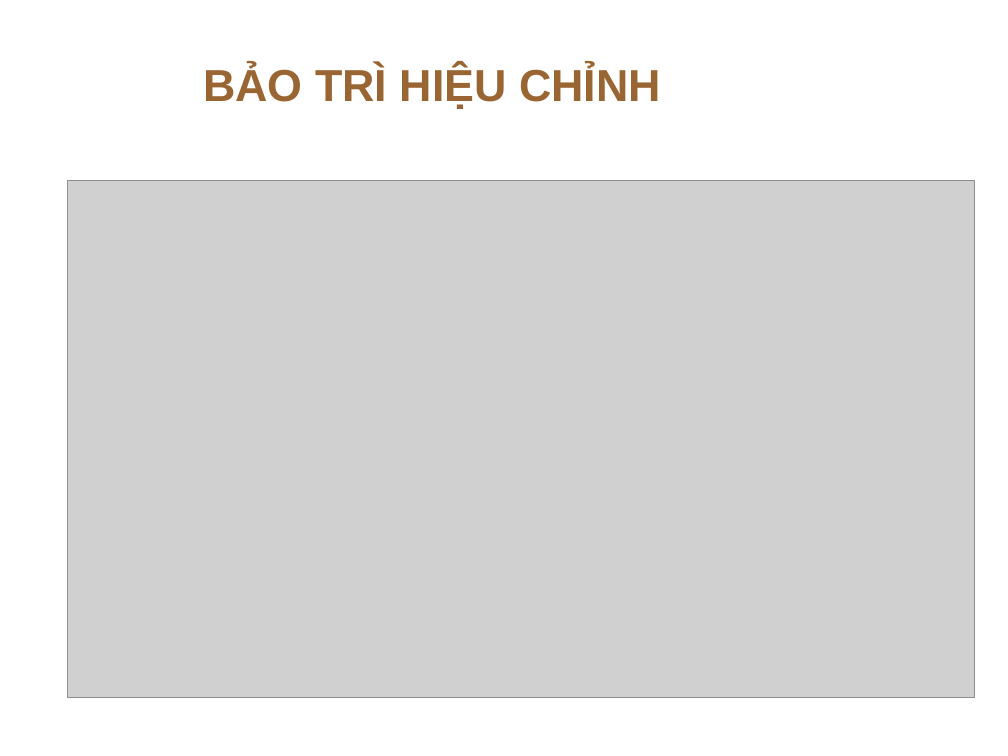
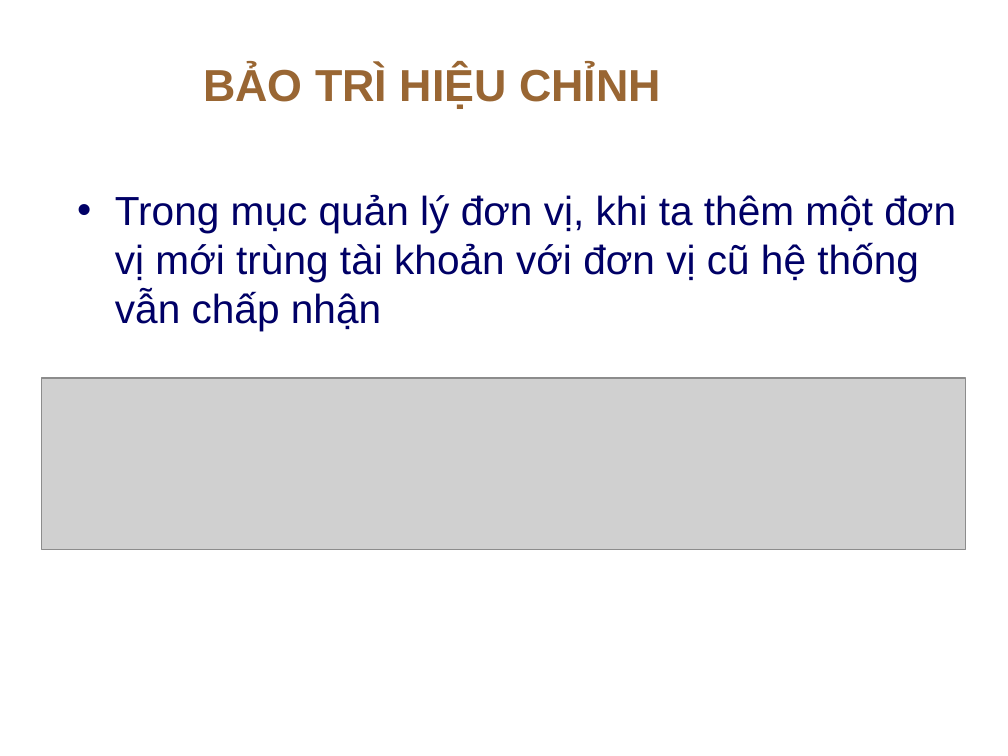
Before and after one commit to thanhphi0127/manager-configuration, a slide deck: slide 9 of doc/baitapso2/BAOTRI_BAITAP2.ppt. Drawn at 1008x756 pixels with LibreOffice and Linux fonts; fonts in the diff are those of the drawing; grey boxes stand for pictures; background and template pictures are left out. Boxes give left, top, right and bottom in pixels: in the first picture for what was removed or moved away, otherwise in the second. Text is boxed around its words. In the diff, an @@ line names an element or a change of style, - is before the commit and + after.

```diff
--- a/doc/baitapso2/BAOTRI_BAITAP2.ppt
+++ b/doc/baitapso2/BAOTRI_BAITAP2.ppt
@@ picture removed at (68,180,975,698) @@
@@ text added at (115,194,956,330), 29 pt, text #000066 @@
+• Trong mục quản lý đơn vị, khi ta thêm một đơn vị mới trùng tài khoản với đơn vị cũ hệ thống vẫn chấp nhận
@@ picture added at (42,378,967,549) @@
```
Also in this commit, not shown: 2 other slides changed.
